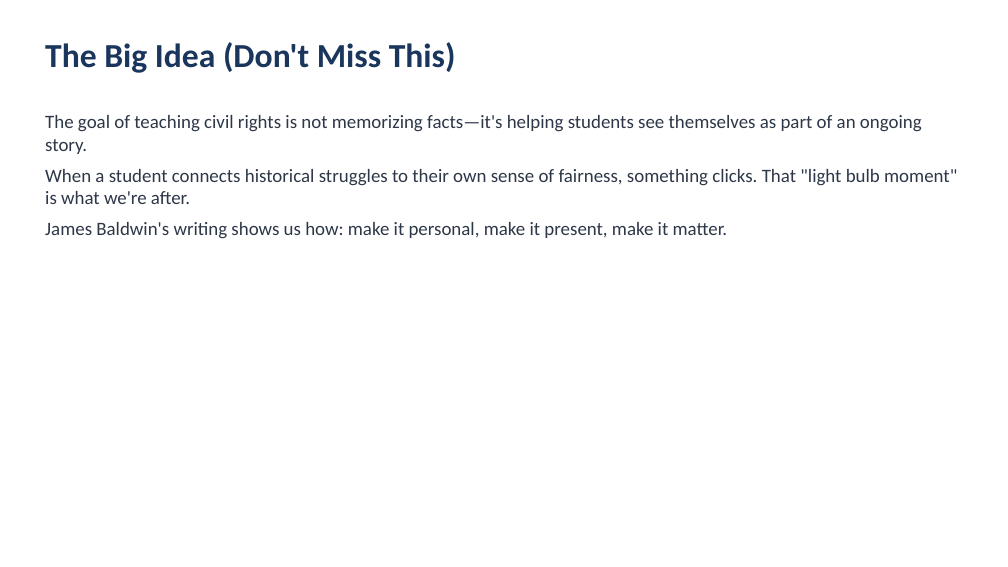
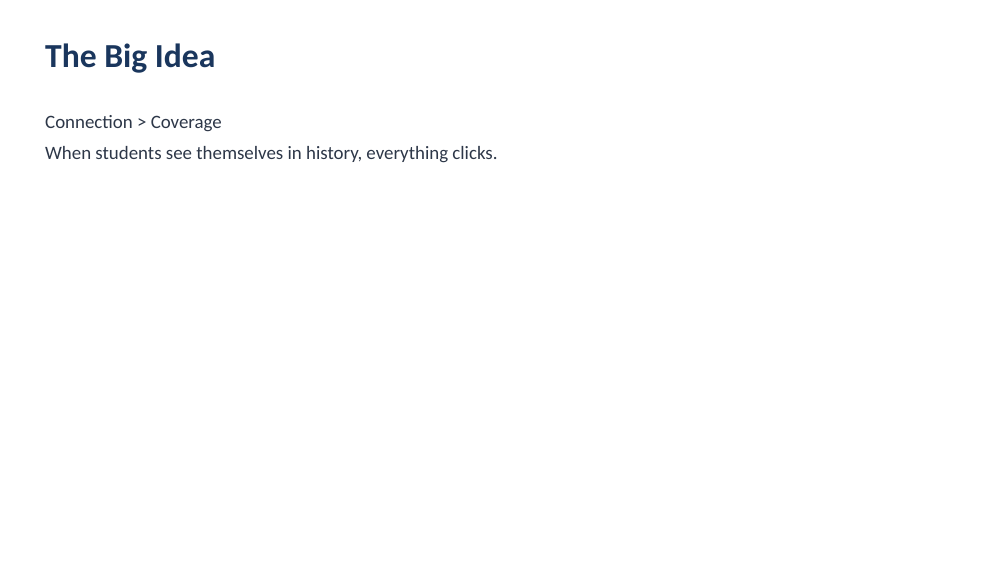
Before and after one commit to bme-wacoisd/tea, a slide deck: slide 2 of lessons/01-james-baldwin-civil-rights/slides.pptx. Drawn at 1008x567 pixels with LibreOffice and Linux fonts; fonts in the diff are those of the drawing. Boxes give left, top, right and bottom in pixels: in the first picture for what was removed or moved away, otherwise in the second. Text is boxed around its words. In the diff, an @@ line names an element or a change of style, - is before the commit and + after.

```diff
--- a/lessons/01-james-baldwin-civil-rights/slides.pptx
+++ b/lessons/01-james-baldwin-civil-rights/slides.pptx
@@ text at (45,43,215,73): text changed @@
-The Big Idea (Don't Miss This)
+The Big Idea
@@ text at (45,115,497,163): text changed @@
-The goal of teaching civil rights is not memorizing facts—it's helping students see themselves as part of an ongoing story.
-When a student connects historical struggles to their own sense of fairness, something clicks. That "light bulb moment" is what we're after.
-James Baldwin's writing shows us how: make it personal, make it present, make it matter.
+Connection > Coverage
+When students see themselves in history, everything clicks.
```
Also in this commit, not shown: 13 other slides changed, 3 other files.
